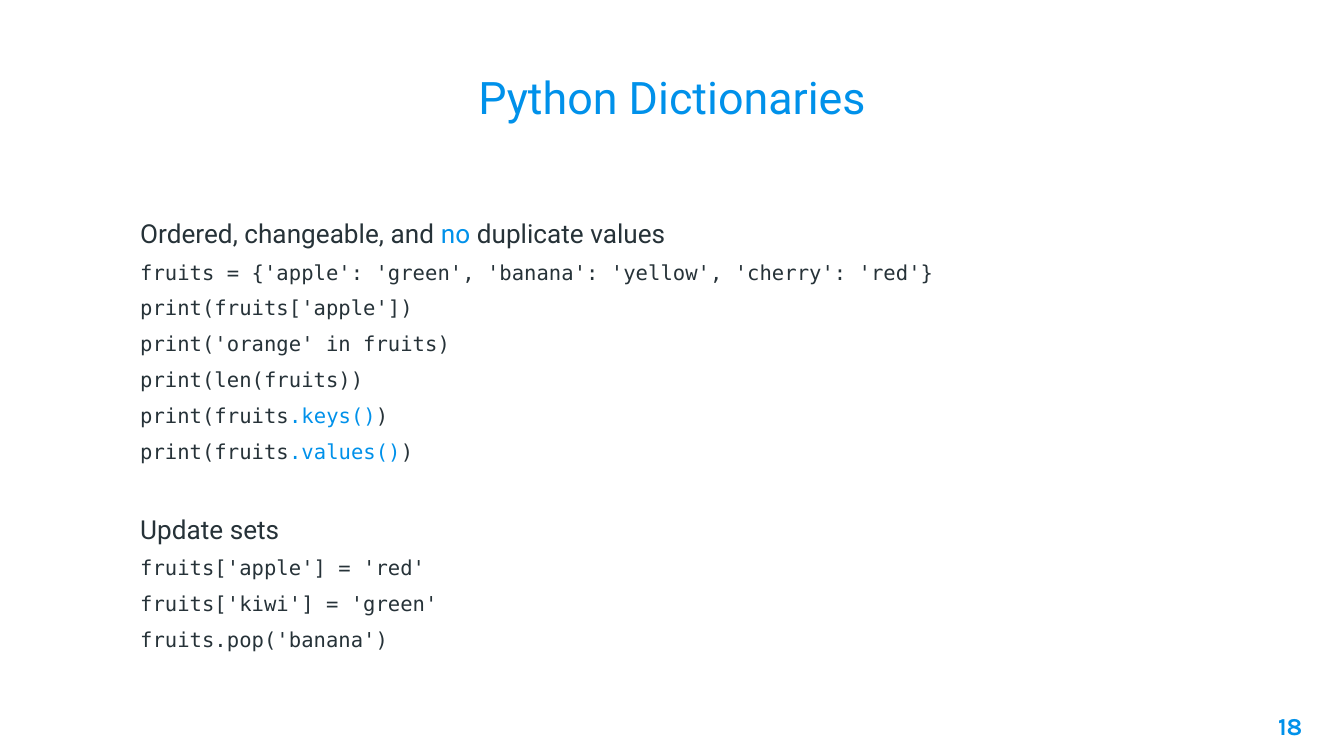
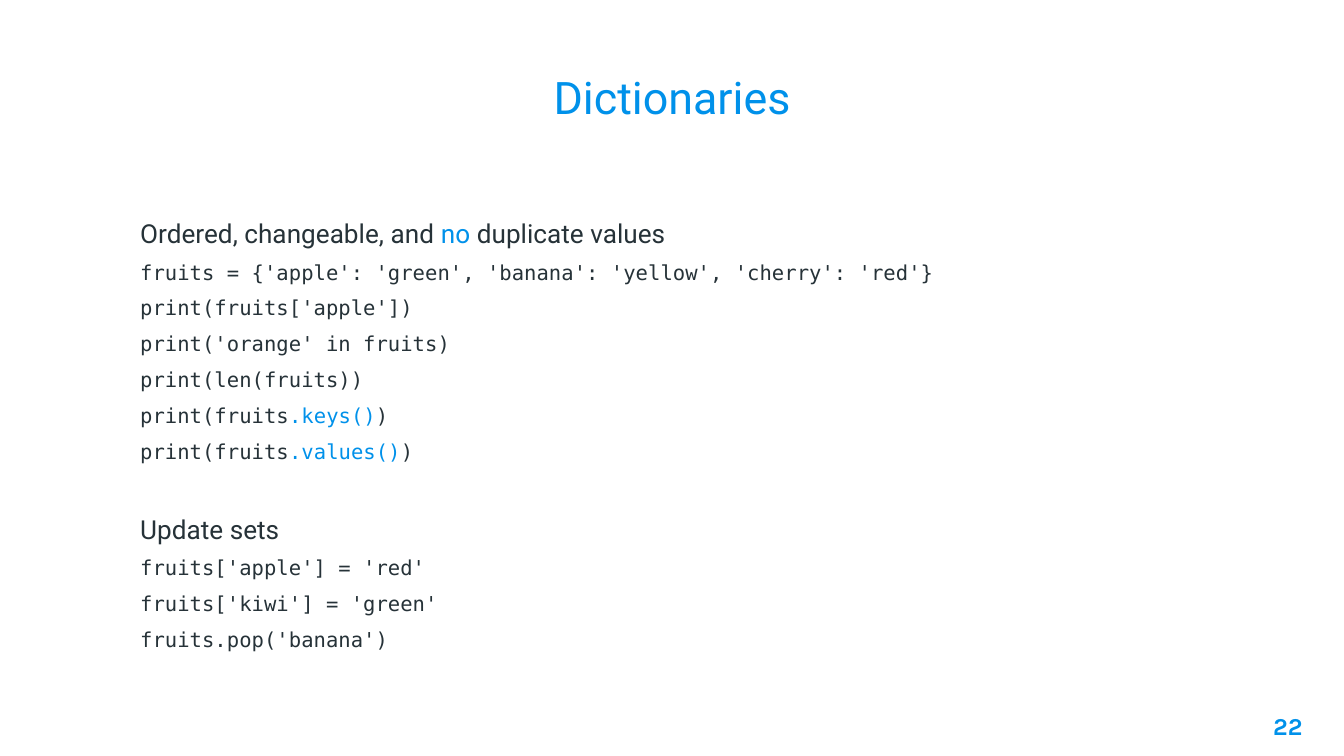
Before and after one commit to AleeRezaa/learn-python, a slide deck: slide 22 of Python.pptx (slide 18 before the commit). Drawn at 1344x756 pixels with LibreOffice and Linux fonts; fonts in the diff are those of the drawing; background and template pictures are left out. Boxes give left, top, right and bottom in pixels: in the first picture for what was removed or moved away, otherwise in the second. Text is boxed around its words. In the diff, an @@ line names an element or a change of style, - is before the commit and + after.

```diff
--- a/Python.pptx
+++ b/Python.pptx
@@ title at [554,81,791,115]: text changed @@
-Python Dictionaries
+Dictionaries
@@ page number at [1273,719,1302,735]: text changed @@
-18
+22
```
Also in this commit, not shown: 35 other slides changed, 4 slides added, 1 slide removed.
